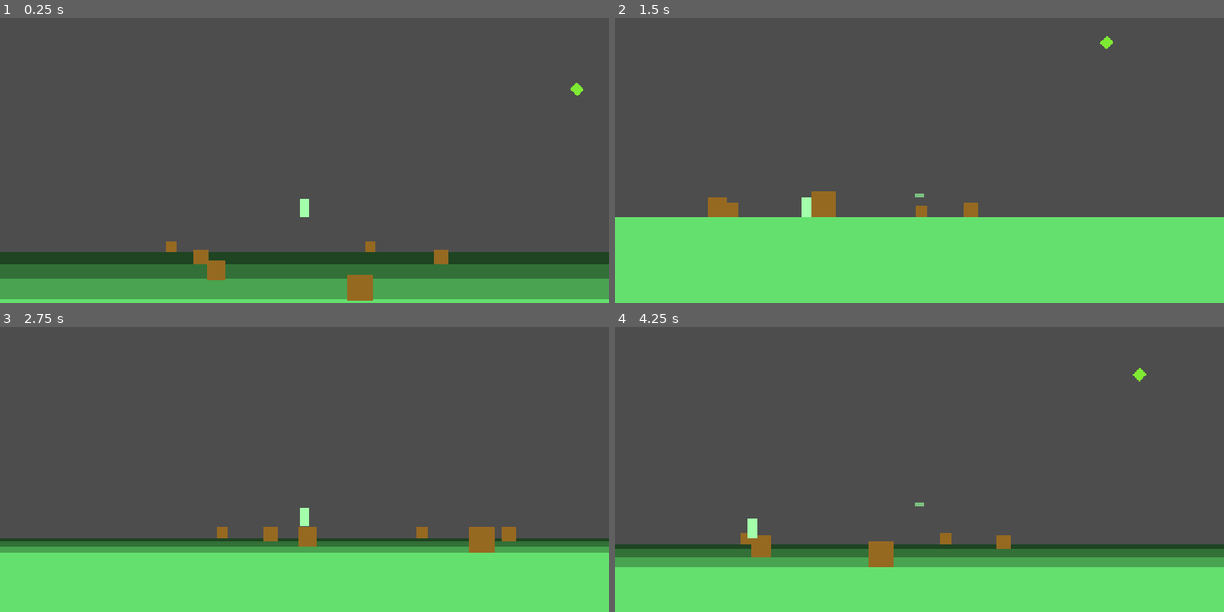
Above: before the commit, frames 1-4 (two rows, left to right).
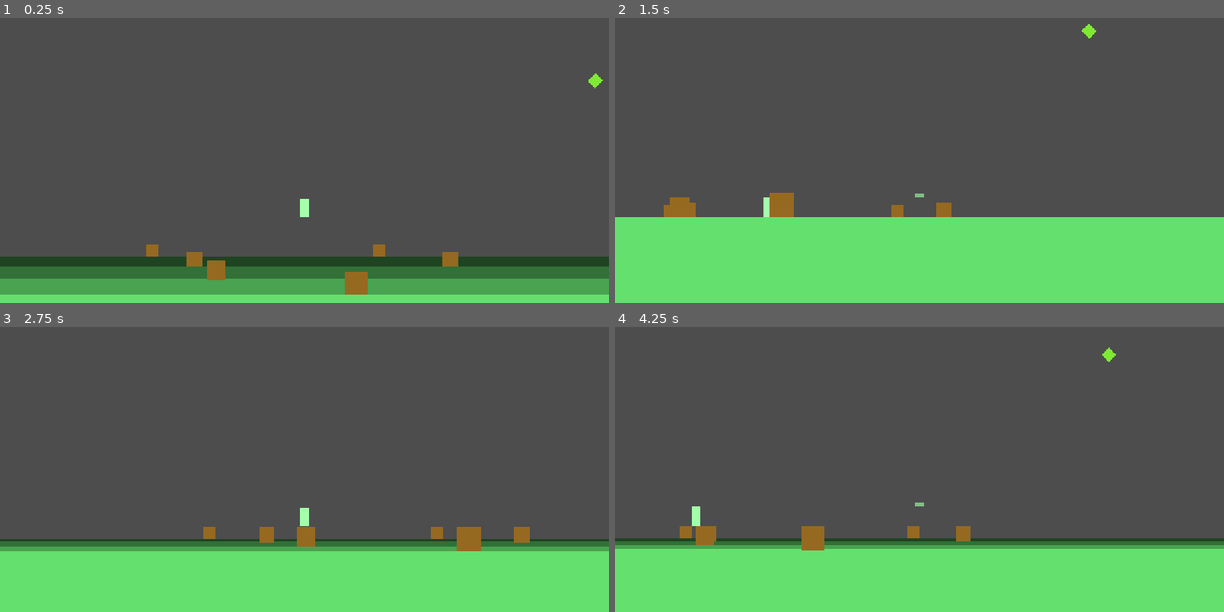
Above: after the commit, the same moments.

Repository: LZJ223/PICTOUR
Game: Godot game, scene res://Prototype_Game.tscn
The game is run twice, just before and just after one commit, with the same random seed, the same clock (stepped at 60 frames per second) and the same inputs.
Inputs (mouse positions are in pixels of both pictures, inside the frame that each line leads up to):
- Up to frame 1 (0.25 s): no input
- Up to frame 2 (1.5 s): move the mouse to (1053, 114) at 0.52 s; hold Shift (UAV) 0.53-1.28 s; hold D (move_right) from 0.53 s (still down); tap Space (jump) at 0.77, 1.07 s; click (1053, 114) at 0.8 s; move the mouse to (797, 149) at 1.27 s; click (797, 149) at 1.35 s
- Up to frame 3 (2.75 s): tap Space (jump) at 1.52, 1.55, 1.82, 2.1 s; move the mouse to (365, 366) at 2.02 s; release D (move_right) at 2.03 s; hold A (move_left) from 2.03 s (still down); hold Shift (UAV) from 2.03 s (still down)
- Up to frame 4 (4.25 s): move the mouse to (889, 509) at 2.77 s; release A (move_left) at 2.78 s; release Shift (UAV) at 2.78 s; hold D (move_right) from 2.78 s (still down); tap Shift (UAV) at 2.85 s; tap Space (jump) at 3.02, 3.32, 3.77, 3.8, 4.07 s; click (889, 509) at 3.05 s; move the mouse to (1102, 492) at 3.52 s; press the mouse at (1102, 492) at 3.53 s

The runs differ from the first frame. In frame 1, 4.6% of the frame differs, in the area x 0-100%, y 19-100%; in frame 2, 2.0%; in frame 3, 1.8%; in frame 4, 11%, in the area x 0-100%, y 7-85%.

Commit message:
可编辑图层数量与无人机操作系统更新
1.将图层数量、缩放比例、关卡层位置做成了可编辑的变量，通过脚本挂载在Level上
2.优化了无人机的手感，为无人机增加了距离限制，增加了召唤无人机是必须处于地面的限制
3.增加了注释
4.优化了部分代码，简化了物件之间的继承关系

Diff:
--- a/Component/Layer/Depth_Layer.gd
+++ b/Component/Layer/Depth_Layer.gd
@@ -1,3 +1,5 @@
+## 此脚本挂载在Layer节点上，负责管理图层槽位，调用子物件进行视觉更新
+
 class_name DepthLayer
 extends Node2D
 ## 图层信息
@@ -11,7 +13,7 @@
 
 ## 更新图层槽位
 func set_slot(new_slot: int) -> void:
-	assert(new_slot >= 0 and new_slot < 4)
+	assert(new_slot >= 0 and new_slot < 4, "图层超出范围！")
 	slot = new_slot
 
 ## 更新位置
--- a/Component/Object/Box/Box.gd
+++ b/Component/Object/Box/Box.gd
@@ -1,27 +1,7 @@
 class_name Box
 extends LayerObject
 ## 节点信息
-@onready var collision_box = $CollisionBox
-@onready var visual_root = $VisualRoot
 @onready var selected_box = $VisualRoot/Line2D
-
-## 更新屏幕位置
-func apply_visual_transfer(anchor_position: Vector2, slot: int) -> void:
-	var scaling: float = Global.layer_scales[slot]
-	visual_root.scale = collision_box.scale * scaling
-	visual_root.position = (anchor_position - position) * (1 - scaling)
-	visual_root.z_index = 400 - slot * 100
-
-## 更新碰撞组
-func set_collision_group(old_group: int, new_group: int) -> void:
-	self.set_collision_layer_value(old_group, false)
-	self.set_collision_layer_value(new_group, true)
-	self.set_collision_mask_value(old_group, false)
-	self.set_collision_mask_value(new_group, true)
-
-## 更新大小
-func set_scaling(scaling: float) -> void:
-	collision_box.scale = Vector2.ONE * scaling
 
 ## 更新选取状态
 func set_pick_condition(condition: bool = false) -> void:
--- a/Component/Object/Box/Box.tscn
+++ b/Component/Object/Box/Box.tscn
@@ -2,17 +2,17 @@
 
 [ext_resource type="Script" uid="uid://cby3g7862frru" path="res://Component/Object/Box/Box.gd" id="1_koqq6"]
 
-[sub_resource type="RectangleShape2D" id="RectangleShape2D_cyepm"]
+[sub_resource type="RectangleShape2D" id="RectangleShape2D_nwjy5"]
 size = Vector2(40, 40)
 
-[sub_resource type="RectangleShape2D" id="RectangleShape2D_nwjy5"]
+[sub_resource type="RectangleShape2D" id="RectangleShape2D_cyepm"]
 size = Vector2(40, 40)
 
 [node name="Box" type="RigidBody2D" unique_id=330834349]
 script = ExtResource("1_koqq6")
-object_id = null
-can_transfer = null
-size_step = null
+
+[node name="CollisionBox" type="CollisionShape2D" parent="." unique_id=2027003969]
+shape = SubResource("RectangleShape2D_nwjy5")
 
 [node name="VisualRoot" type="Node2D" parent="." unique_id=817137210]
 
@@ -32,6 +32,3 @@
 
 [node name="CollisionShape2D" type="CollisionShape2D" parent="VisualRoot/Area2D" unique_id=565012821]
 shape = SubResource("RectangleShape2D_cyepm")
-
-[node name="CollisionBox" type="CollisionShape2D" parent="." unique_id=2027003969]
-shape = SubResource("RectangleShape2D_nwjy5")
--- a/Component/Object/Goal/Goal.gd
+++ b/Component/Object/Goal/Goal.gd
@@ -1,27 +1,7 @@
 class_name Goal
 extends LayerObject
 ## 节点信息
-@onready var collision_box = $CollisionBox
-@onready var visual_root = $VisualRoot
 @onready var selected_box = $VisualRoot/Line2D
-
-## 更新屏幕位置
-func apply_visual_transfer(anchor_position: Vector2, slot: int) -> void:
-	var scaling: float = Global.layer_scales[slot]
-	visual_root.scale = collision_box.scale * scaling
-	visual_root.position = (anchor_position - position) * (1 - scaling)
-	visual_root.z_index = 400 - slot * 100
-
-## 更新碰撞组
-func set_collision_group(old_group: int, new_group: int) -> void:
-	self.set_collision_layer_value(old_group, false)
-	self.set_collision_layer_value(new_group, true)
-	self.set_collision_mask_value(old_group, false)
-	self.set_collision_mask_value(new_group, true)
-
-## 更新大小
-func set_scaling(scaling: float) -> void:
-	collision_box.scale = Vector2.ONE * scaling
 
 ## 更新选取状态
 func set_pick_condition(condition: bool = false) -> void:
--- a/Component/Object/Goal/Goal.tscn
+++ b/Component/Object/Goal/Goal.tscn
@@ -4,6 +4,9 @@
 
 [node name="Box" type="StaticBody2D" unique_id=1268601166]
 script = ExtResource("1_b7xo7")
+
+[node name="CollisionBox" type="CollisionPolygon2D" parent="." unique_id=432924817]
+polygon = PackedVector2Array(20, 0, 0, 20, -20, 0, 0, -20)
 
 [node name="VisualRoot" type="Node2D" parent="." unique_id=817137210]
 
@@ -23,6 +26,3 @@
 
 [node name="CollisionShape2D" type="CollisionPolygon2D" parent="VisualRoot/Area2D" unique_id=1912068527]
 polygon = PackedVector2Array(20, 0, 0, 20, -20, 0, 0, -20)
-
-[node name="CollisionBox" type="CollisionPolygon2D" parent="." unique_id=432924817]
-polygon = PackedVector2Array(20, 0, 0, 20, -20, 0, 0, -20)
--- a/Component/Object/Ground/Ground.gd
+++ b/Component/Object/Ground/Ground.gd
@@ -1,24 +1,6 @@
 class_name Ground
 extends LayerObject
-## 节点信息
-@onready var visual_root = $VisualRoot
-
-## 更新屏幕位置
-func apply_visual_transfer(anchor_position: Vector2, slot: int) -> void:
-	var scaling: float = Global.layer_scales[slot]
-	visual_root.scale = Vector2.ONE * scaling
-	visual_root.position = (anchor_position - position) * (1 - scaling)
-	visual_root.z_index = 400 - slot * 100
-
-## 更新碰撞组
-func set_collision_group(old_group: int, new_group: int) -> void:
-	self.set_collision_layer_value(old_group, false)
-	self.set_collision_layer_value(new_group, true)
-
-## 更新大小
-func set_scaling(scaling: float) -> void:
-	return
 
 ## 更新选取状态
-func set_pick_condition(condition: bool = false) -> void:
+func set_pick_condition(_condition: bool = false) -> void:
 	return
--- a/Component/Object/Ground/Ground.tscn
+++ b/Component/Object/Ground/Ground.tscn
@@ -6,7 +6,7 @@
 script = ExtResource("1_en00y")
 can_transfer = false
 
-[node name="CollisionPolygon2D" type="CollisionPolygon2D" parent="." unique_id=1077352614]
+[node name="CollisionBox" type="CollisionPolygon2D" parent="." unique_id=1077352614]
 polygon = PackedVector2Array(2000, 200, 2000, -200, -2000, -200, -2000, 200)
 
 [node name="VisualRoot" type="Node2D" parent="." unique_id=817137210]
--- a/Component/Object/Layer_Object.gd
+++ b/Component/Object/Layer_Object.gd
@@ -1,34 +1,44 @@
+## 此脚本为物件抽象类，所有物件都继承于此，其中实现了物件的图层转换系统、画面更新，其余有关交互的视觉更新在子类中实现
+## 其中，所有物件都是PhysicsBody2D，根目录下必须是CollisionBox节点和VisualRoot节点，负责物体实际大小的管理
+## CollisionBox节点负责物体实际大小的管理，VisualRoot节点中包含贴图和点击判定的Area，负责视觉上的变换，碰撞箱位置不改变
+## 注意以上两个节点的位移和旋转的初始状态必须保持为0，在关卡中的移动依靠根节点，缩放依靠CollisionBox，旋转暂不支持
+
 @abstract
 class_name LayerObject
 extends PhysicsBody2D
 ## 物体信息
-@export var object_id: int = 0
 @export var can_transfer: bool = true
-@export var size_step: int = 0
+## 子节点信息
+@onready var collision_box: Node2D = $CollisionBox
+@onready var visual_root: Node2D = $VisualRoot
 var owner_layer: DepthLayer
 
 ## 初始化
 func _ready() -> void:
 	add_to_group("layer_objects")
 	owner_layer = find_owner_layer()
-	assert(owner_layer != null, "%s 必须位于 DepthLayer/Objects 下" % name)
-	scale = Vector2.ONE * pow(Global.layer_scale, size_step * -1)
+	assert(owner_layer != null, "%s 必须位于 DepthLayer/Objects 下！" % name)
 	set_collision_group(1, owner_layer.slot + 1)
 
 ## 图层切换
-func transfer_to(target_layer: DepthLayer, anchor_position: Vector2, direction: int) -> void:
+func transfer_to(target_layer: DepthLayer, anchor_position: Vector2) -> void:
 	## 可行性检测
 	if not can_transfer:
 		return
 	## 改变属性
 	reparent(target_layer, false)
 	var ratio : float = Global.layer_scales[owner_layer.slot] / Global.layer_scales[target_layer.slot]
-	size_step += direction
 	position = anchor_position + (position - anchor_position) * ratio
-	set_scaling(pow(Global.layer_scale, size_step))
+	collision_box.scale *= ratio
 	set_collision_group(owner_layer.layer_id + 1, target_layer.layer_id + 1)
 	owner_layer = target_layer
-	return
+
+## 更新屏幕位置
+func apply_visual_transfer(anchor_position: Vector2, slot: int) -> void:
+	var scaling: float = Global.layer_scales[slot]
+	visual_root.scale = collision_box.scale * scaling
+	visual_root.position = (anchor_position - position) * (1 - scaling)
+	visual_root.z_index = 400 - slot * 100
 
 ## 寻找母图层
 func find_owner_layer() -> DepthLayer:
@@ -39,11 +49,12 @@
 		current = current.get_parent()
 	return null
 
-## 更新屏幕位置
-@abstract func apply_visual_transfer(anchor_position: Vector2, slot: int) -> void
 ## 更新碰撞组
-@abstract func set_collision_group(old_group: int, new_group: int) -> void
-## 更新大小
-@abstract func set_scaling(scaling: float) -> void
+func set_collision_group(old_group: int, new_group: int) -> void:
+	self.set_collision_layer_value(old_group, false)
+	self.set_collision_layer_value(new_group, true)
+	self.set_collision_mask_value(old_group, false)
+	self.set_collision_mask_value(new_group, true)
+
 ## 更新选取状态
 @abstract func set_pick_condition(condition: bool = false) -> void
--- a/Component/Object/Player_Object/Player_Object.gd
+++ b/Component/Object/Player_Object/Player_Object.gd
@@ -1,27 +1,7 @@
 class_name Player_Object
 extends LayerObject
 ## 节点信息
-@onready var collision_box = $CollisionBox
-@onready var visual_root = $VisualRoot
 @onready var selected_box = $VisualRoot/Line2D
-
-## 更新屏幕位置
-func apply_visual_transfer(anchor_position: Vector2,  slot: int) -> void:
-	var scaling: float = Global.layer_scales[slot]
-	visual_root.scale = collision_box.scale * scaling
-	visual_root.position = (anchor_position - position) * (1 - scaling)
-	visual_root.z_index = 400 - slot * 100
-
-## 更新碰撞组
-func set_collision_group(old_group: int, new_group: int) -> void:
-	self.set_collision_layer_value(old_group, false)
-	self.set_collision_layer_value(new_group, true)
-	self.set_collision_mask_value(old_group, false)
-	self.set_collision_mask_value(new_group, true)
-
-## 更新大小
-func set_scaling(scaling: float) -> void:
-	collision_box.scale = Vector2.ONE * scaling
 
 ## 更新选取状态
 func set_pick_condition(condition: bool = false) -> void:
--- a/Component/Object/Player_Object/Player_Object.tscn
+++ b/Component/Object/Player_Object/Player_Object.tscn
@@ -5,6 +5,9 @@
 [node name="PlayerObject" type="RigidBody2D" unique_id=329667591]
 lock_rotation = true
 script = ExtResource("1_nj30h")
+
+[node name="CollisionBox" type="CollisionPolygon2D" parent="." unique_id=1419982568]
+polygon = PackedVector2Array(10, 0, 10, -40, -10, -40, -10, 0)
 
 [node name="VisualRoot" type="Node2D" parent="." unique_id=1127300797]
 
@@ -24,6 +27,3 @@
 
 [node name="Collision" type="CollisionPolygon2D" parent="VisualRoot/Area2D" unique_id=121423720]
 polygon = PackedVector2Array(10, -40, -10, -40, -10, 0, 10, 0)
-
-[node name="CollisionBox" type="CollisionPolygon2D" parent="." unique_id=1419982568]
-polygon = PackedVector2Array(10, 0, 10, -40, -10, -40, -10, 0)
--- a/Component/Player/Player_Controller.gd
+++ b/Component/Player/Player_Controller.gd
@@ -1,52 +1,70 @@
+## 此脚本挂载在Player上，负责玩家的移动逻辑（以及碰撞箱管理），外观状态切换
+
 class_name PlayerController
 extends CharacterBody2D
 ## 人物运动参数
 @export var move_speed: float = 260.0
 @export var jump_speed: float = 620.0
-@export var UAV_move_speed: float = 200
 @export var acceleration: float = 80
+@export var UAV_move_speed: float = 350
 @export var gravity_acceleration: float = 1800.0
 @export var friction_deceleration: float = 40
+@export var UAV_friction_deceleration: float = 20
+@export var UAV_distance: float = 400
 ## 节点信息
 @onready var body_collision_box: CollisionShape2D = $CollisionBox_Body
+@onready var UAV_collision_box: CollisionShape2D = $CollisionBox_UAV
 @onready var body_visual: Polygon2D = $Visual_Body
-@onready var UAV_collision_box: CollisionShape2D = $CollisionBox_UAV
 @onready var UAV_visual: Polygon2D = $Visual_UAV
 ## 状态信息
-var collision_group: int = 2
+var collision_group: int = 1
+var activated: bool = false
+var UAV_activated: bool = false
+var player_body: Player_Object = null
 
 ## 准备阶段绑定信号
 func _ready() -> void:
+	activated = true
 	Global.layer_cycle.connect(collision_group_change)
 
 ## 人物移动逻辑
 func _physics_process(delta: float) -> void:
-	## 无人机未激活
-	if not Global.UAV_activated:
-		var direction := Input.get_axis("move_left", "move_right")
-		velocity.x += direction * acceleration - sign(velocity.x) * friction_deceleration
-		velocity.x = clamp(velocity.x, -1 * move_speed, move_speed)
-		if not is_on_floor():
-			velocity.y += gravity_acceleration * delta
-		if Input.is_action_just_pressed("jump") and is_on_floor():
-			velocity.y = -jump_speed
-	## 无人机激活
-	else:
-		var direction := Input.get_axis("move_left", "move_right")
-		velocity.x += direction * acceleration - sign(velocity.x) * friction_deceleration
-		velocity.x = clamp(velocity.x, -1 * move_speed, move_speed)
-		direction = Input.get_axis("move_up", "move_down")
-		velocity.y += direction * acceleration - sign(velocity.y) * friction_deceleration
-		velocity.y = clamp(velocity.y, -1 * move_speed, move_speed)
-	move_and_slide()
+	if activated:
+		## 无人机未激活
+		if not UAV_activated:
+			velocity.x += Input.get_axis("move_left", "move_right") * acceleration
+			velocity.x -= sign(velocity.x) * friction_deceleration
+			velocity.x = clamp(velocity.x, -1 * move_speed, move_speed)
+			if not is_on_floor():
+				velocity.y += gravity_acceleration * delta
+			if Input.is_action_just_pressed("jump") and is_on_floor():
+				velocity.y = -jump_speed
+		## 无人机激活
+		else:
+			velocity.x += Input.get_axis("move_left", "move_right") * acceleration
+			velocity.y += Input.get_axis("move_up", "move_down") * acceleration
+			var dist: Vector2 = position - player_body.position
+			if dist.length() > UAV_distance:
+				velocity -= dist.normalized() * (dist.length() - UAV_distance)
+			if velocity.length() > UAV_friction_deceleration:
+				velocity -= velocity.normalized() * UAV_friction_deceleration
+			else:
+				velocity = Vector2.ZERO
+			velocity = velocity.normalized() * clamp(velocity.length(), 0, UAV_move_speed)
+			velocity.y = clamp(velocity.y, -1 * move_speed, move_speed)
+		move_and_slide()
 
 ## 无人机状态切换
-func UAV_activate(condition: bool):
+func UAV_activate(condition: bool) -> bool:
+	if condition and not is_on_floor():
+		return false
 	body_collision_box.disabled = condition
 	body_visual.visible = not condition
 	UAV_collision_box.disabled = not condition
 	UAV_visual.visible = condition
+	UAV_activated = condition
 	velocity = Vector2.ZERO
+	return true
 
 ## 轮换图层时碰撞箱改变
 func collision_group_change(direction: int) -> void:
--- /dev/null
+++ b/Level/Level.gd
@@ -0,0 +1,18 @@
+## 此脚本挂载在level节点上，包含关卡全局信息
+
+class_name Level
+extends Node2D
+## 关卡全局信息
+@export var layer_count: int = 4
+@export var layer_scale: float = 0.8
+@export var current_layer_index: int = 1
+
+## 向Global写入关卡参数
+func write_to_global() -> void:
+	Global.layer_count = layer_count
+	Global.layer_scale = layer_scale
+	Global.current_layer_index = current_layer_index
+	var layer_scales: Array[float] = []
+	for index in range(layer_count):
+		layer_scales.append(pow(layer_scale, index - current_layer_index))
+	Global.layer_scales = layer_scales
--- a/Level/Prototype_Level.tscn
+++ b/Level/Prototype_Level.tscn
@@ -1,10 +1,12 @@
 [gd_scene format=3 uid="uid://clyqats0d1enx"]
 
-[ext_resource type="PackedScene" uid="uid://b5ej4b6svua03" path="res://Component/Layer/Layer.tscn" id="1_njsva"]
+[ext_resource type="PackedScene" uid="uid://b5ej4b6svua03" path="res://Component/Layer/Depth_Layer.tscn" id="1_njsva"]
+[ext_resource type="Script" uid="uid://5bmlk8dfo5uf" path="res://Level/Level.gd" id="1_xrs3t"]
 [ext_resource type="PackedScene" uid="uid://bd2e8t8vka0ac" path="res://Component/Object/Box/Box.tscn" id="2_lrx2v"]
 [ext_resource type="PackedScene" uid="uid://bopxiokiwukv1" path="res://Component/Object/Goal/Goal.tscn" id="3_jc4bg"]
 
 [node name="PrototypeLevel" type="Node2D" unique_id=1182049839]
+script = ExtResource("1_xrs3t")
 
 [node name="Layer3" parent="." unique_id=1104449370 instance=ExtResource("1_njsva")]
 layer_id = 3
--- a/Prototype_Game.tscn
+++ b/Prototype_Game.tscn
@@ -9,16 +9,13 @@
 [node name="Level" parent="." unique_id=1182049839 instance=ExtResource("3_d1kw5")]
 
 [node name="Player" parent="." unique_id=892840010 instance=ExtResource("2_d1kw5")]
-z_index = 301
 position = Vector2(668, 330)
-collision_layer = 2
-collision_mask = 2
 
 [node name="Camera" type="Camera2D" parent="." unique_id=1520852743]
 offset = Vector2(0, -180)
 
-[node name="System" type="Node" parent="." unique_id=1585831549 node_paths=PackedStringArray("player", "camera", "layers")]
+[node name="System" type="Node" parent="." unique_id=1585831549 node_paths=PackedStringArray("player", "camera", "level")]
 script = ExtResource("1_slmeh")
 player = NodePath("../Player")
 camera = NodePath("../Camera")
-layers = [NodePath("../Level/Layer0"), NodePath("../Level/Layer1"), NodePath("../Level/Layer2"), NodePath("../Level/Layer3")]
+level = NodePath("../Level")
--- a/System/Global.gd
+++ b/System/Global.gd
@@ -1,15 +1,17 @@
+## 此脚本为自动挂载，负责全局参数以及信号系统
+
 extends Node
 ## 图层配置信息
-const layer_count : int = 4
-const layer_scale : float = 0.75
+var layer_count : int = 4
+var layer_scale : float = 0.8
 var layer_scales : Array = [1.0 / layer_scale, 1.0, layer_scale, layer_scale * layer_scale]
+var current_layer_index : int = 1
 ## 操作状态信息
 var object_selected : LayerObject = null
-var UAV_activated : bool = false
 ## 信号定义
 signal layer_cycle(direction: int)
 signal layer_change(direction: int, object: LayerObject)
-signal UAV_activate(UAV_status: bool)
+signal UAV_activate()
 
 ## 输入判定与信号触发
 func _unhandled_input(event: InputEvent) -> void:
@@ -25,8 +27,7 @@
 		elif event.is_action_pressed("backward"):
 			layer_change.emit(-1, object_selected)
 	if event.is_action_pressed("UAV"):
-		UAV_activated = not UAV_activated
-		UAV_activate.emit(UAV_activated)
+		UAV_activate.emit()
 	## 点击交互与物件选取
 	if event.is_action_pressed("pickup"):
 		## 查询鼠标位置
@@ -45,14 +46,14 @@
 		var best_z : int = -999
 		for result in results:
 			var collider : Area2D = result.collider
-			if collider.z_index > best_z:
+			if collider.z_index > best_z and collider.input_pickable:
 				best_z = collider.z_index
 				best = collider
 		## 更新状态与输出信号
 		while best != null and not best is LayerObject:
 			best = best.get_parent()
 		if object_selected:
-			object_selected.set_pick_condition()
+			object_selected.set_pick_condition(false)
 		object_selected = best as LayerObject
 		if object_selected:
 			object_selected.set_pick_condition(true)
--- a/System/System_Controller.gd
+++ b/System/System_Controller.gd
@@ -1,53 +1,56 @@
+## 此脚本挂载在节点System下，负责记录关卡内的全局信息，并统筹视角更新、图层轮换、物件图层转换、释放无人机四个全局系统
+
 class_name SystemController
 extends Node
 ## 节点信息
 @export var player: PlayerController
 @export var camera: Camera2D
-@export var layers: Array[DepthLayer] = []
+@export var level: Level
+var layers: Array[DepthLayer] = []
+## 玩家与相机信息
+var UAV_activated: bool = false
+var camera_fixed: bool = true
+## 无人机系统使用的玩家（物体）节点资源预加载
 const player_body_type = preload("res://Component/Object/Player_Object/Player_Object.tscn")
-var player_body: Player_Object = null
 
-## 异常检测与初始化
+## 初始化
 func _ready() -> void:
-	assert(player != null)
-	assert(camera != null)
-	assert(layers.size() == Global.layer_count)
-	assert(slots_are_unique())
+	level.write_to_global()
+	## 异常状态检测
+	assert(player != null, "未在System中指定Player！")
+	assert(camera != null, "未在System中指定Camera！")
+	assert(level != null, "未在System中指定Level！")
+	assert(Global.current_layer_index < Global.layer_count, "关卡层超出图层数！")
+	layers = []
+	var used := {}
+	for child in level.get_children():
+		if child is DepthLayer:
+			layers.append(child)
+			assert(not used.has(child.slot), "图层不唯一！")
+			used[child.slot] = true
+	assert(layers.size() == Global.layer_count, "图层数量错误！")
+	## 相机与玩家初始化
 	camera.position_smoothing_enabled = false
 	camera.enabled = true
+	while not player.collision_group == Global.current_layer_index + 1:
+		player.collision_group_change(1)
+	player.z_index = (Global.layer_count - Global.current_layer_index) * 100 + 1
+	## 信号连接
 	Global.layer_cycle.connect(cycle)
 	Global.layer_change.connect(transfer)
 	Global.UAV_activate.connect(UAV_activate)
 
 ## 相机与位置更新
 func _process(_delta: float) -> void:
-	camera.global_position = player.global_position
+	if camera_fixed:
+		camera.global_position = player.global_position
 	for layer in layers:
-		layer.apply_slot_state(player.global_position)
-
-
-## 图层槽位检测
-func slots_are_unique() -> bool:
-	var used := {}
-	for layer in layers:
-		if used.has(layer.slot):
-			return false
-		used[layer.slot] = true
-	return used.size() == Global.layer_count
-
-## 查询特定图层
-func get_layer_at_slot(target_slot: int) -> DepthLayer:
-	for layer in layers:
-		if layer.slot == target_slot:
-			return layer
-	return null
-
+		layer.apply_slot_state(camera.global_position)
 
 ## 图层轮换
 func cycle(direction: int) -> void:
 	for layer in layers:
 		layer.set_slot(posmod(layer.slot + direction, Global.layer_count))
-	assert(slots_are_unique())
 
 ## 改变物体图层
 func transfer(direction: int, object: LayerObject) -> void:
@@ -56,22 +59,32 @@
 	if new_slot < 0 or new_slot >= Global.layer_count:
 		return
 	var target_layer: DepthLayer = get_layer_at_slot(new_slot)
-	object.transfer_to(target_layer, player.global_position, direction)
+	object.transfer_to(target_layer, camera.global_position)
 
 ## 无人机激活/关闭
-func UAV_activate(condition: bool) -> void:
-	player.UAV_activate(condition)
-	if condition:
-		var current_layer = get_layer_at_slot(1)
-		player_body = player_body_type.instantiate()
-		current_layer.add_child(player_body)
-		player_body.position = player.position
+func UAV_activate() -> void:
+	if not player.UAV_activate(not UAV_activated):
+		return
+	UAV_activated = not UAV_activated
+	if UAV_activated:
+		var current_layer = get_layer_at_slot(Global.current_layer_index)
+		player.player_body = player_body_type.instantiate()
+		current_layer.add_child(player.player_body)
+		player.player_body.set_collision_group(2, current_layer.layer_id + 1)
+		player.player_body.position = player.position
 	else:
-		var player_body_layer: DepthLayer = player_body.find_owner_layer()
-		while player_body_layer.slot != 1:
+		var player_body_layer: DepthLayer = player.player_body.find_owner_layer()
+		while player_body_layer.slot != Global.current_layer_index:
 			cycle(1)
 			player.collision_group_change(1)
-		player.position = player_body.position
-		player.scale = player_body.collision_box.scale
-		player_body.queue_free()
-		player_body = null
+		player.position = player.player_body.position
+		player.scale = player.player_body.collision_box.scale
+		player.player_body.queue_free()
+		player.player_body = null
+
+## 查询特定图层
+func get_layer_at_slot(target_slot: int) -> DepthLayer:
+	for layer in layers:
+		if layer.slot == target_slot:
+			return layer
+	return null
Renamed: Component/Layer/Layer.tscn -> Component/Layer/Depth_Layer.tscn
Not shown, added: Level/Level.gd.uid
